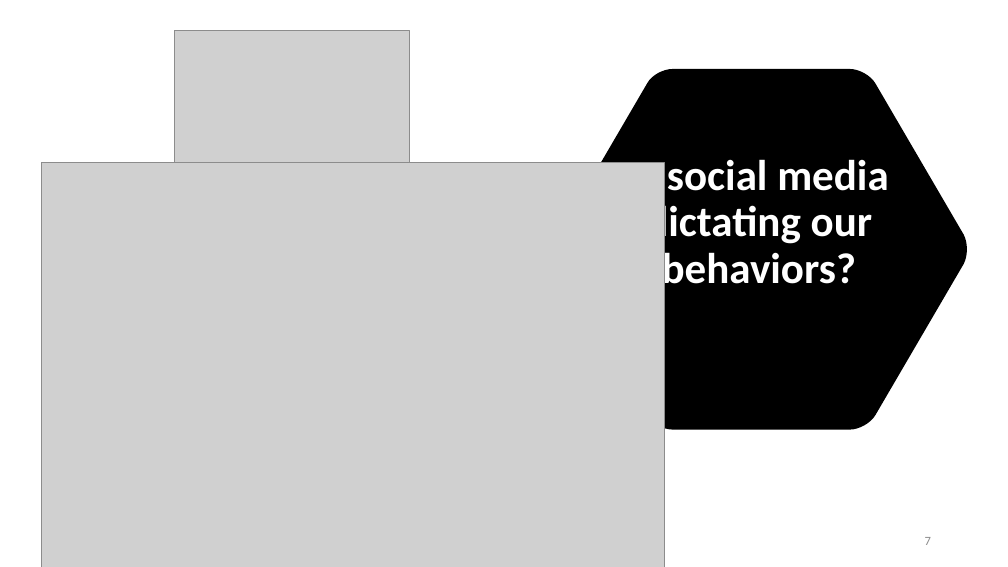
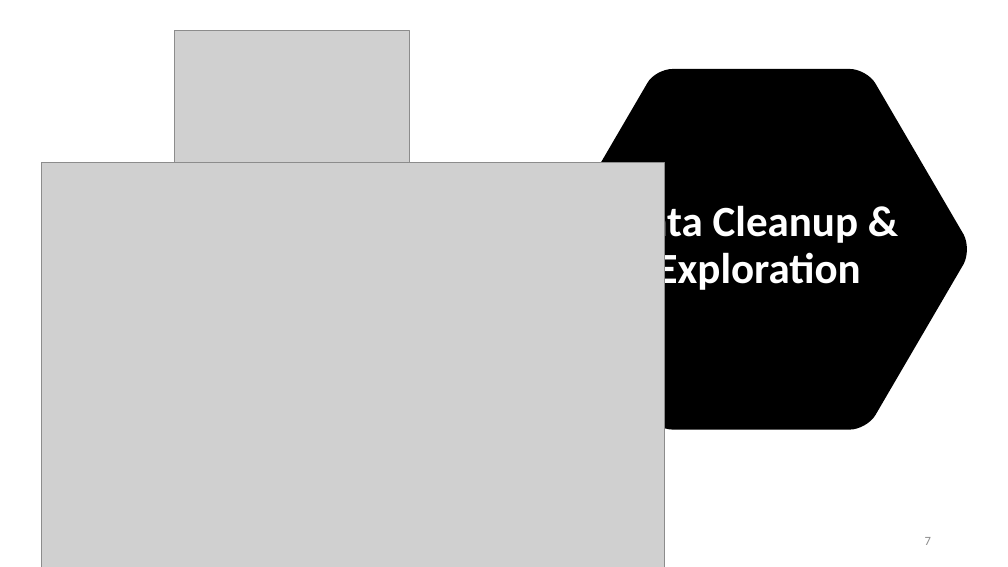
Before and after one commit to stephen823/Group_Project_1-How-Does-Social-Media-Impact-Our-Live, a slide deck: slide 7 of 002 - Deliverables/Social_Media_v0.01.pptx. Drawn at 1008x567 pixels with LibreOffice and Linux fonts; fonts in the diff are those of the drawing; grey boxes stand for pictures. Boxes give left, top, right and bottom in pixels: in the first picture for what was removed or moved away, otherwise in the second. Text is boxed around its words. In the diff, an @@ line names an element or a change of style, - is before the commit and + after.

```diff
--- a/002 - Deliverables/Social_Media_v0.01.pptx
+++ b/002 - Deliverables/Social_Media_v0.01.pptx
@@ title at (619,201,861,294): text changed @@
-Is social media dictating our behaviors?
+Data Cleanup & Exploration
```
Also in this commit, not shown: 4 other slides changed, 14 slides added, 14 slides removed, 3 other files.
